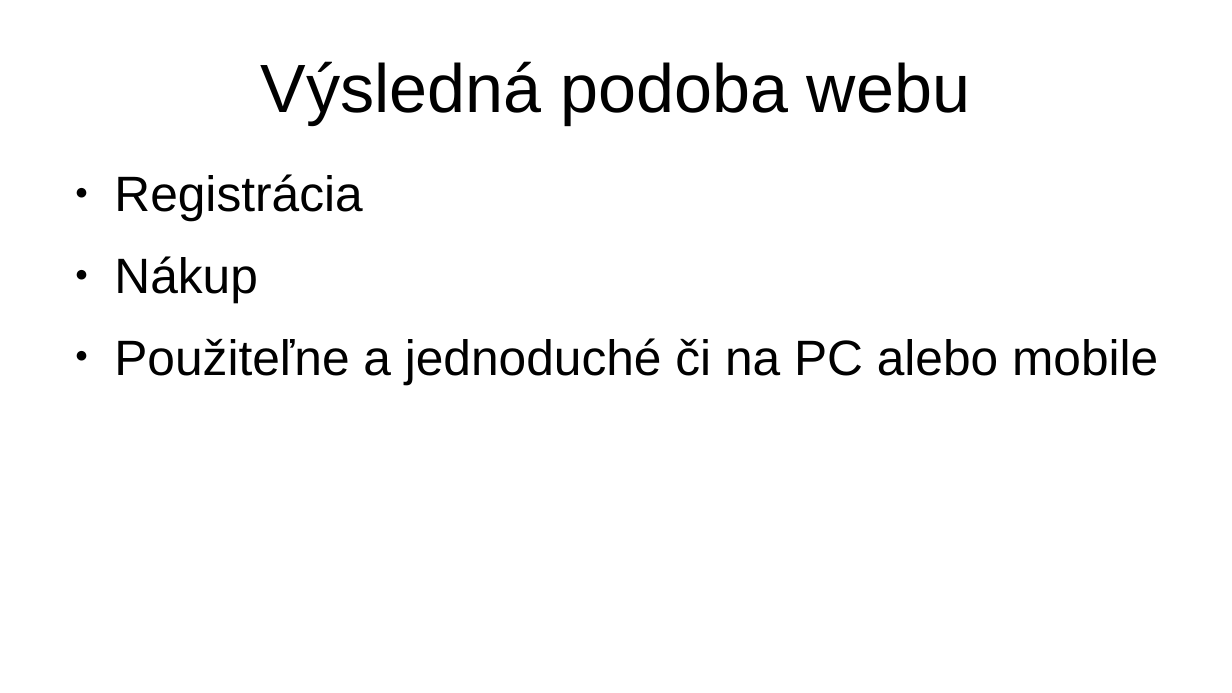
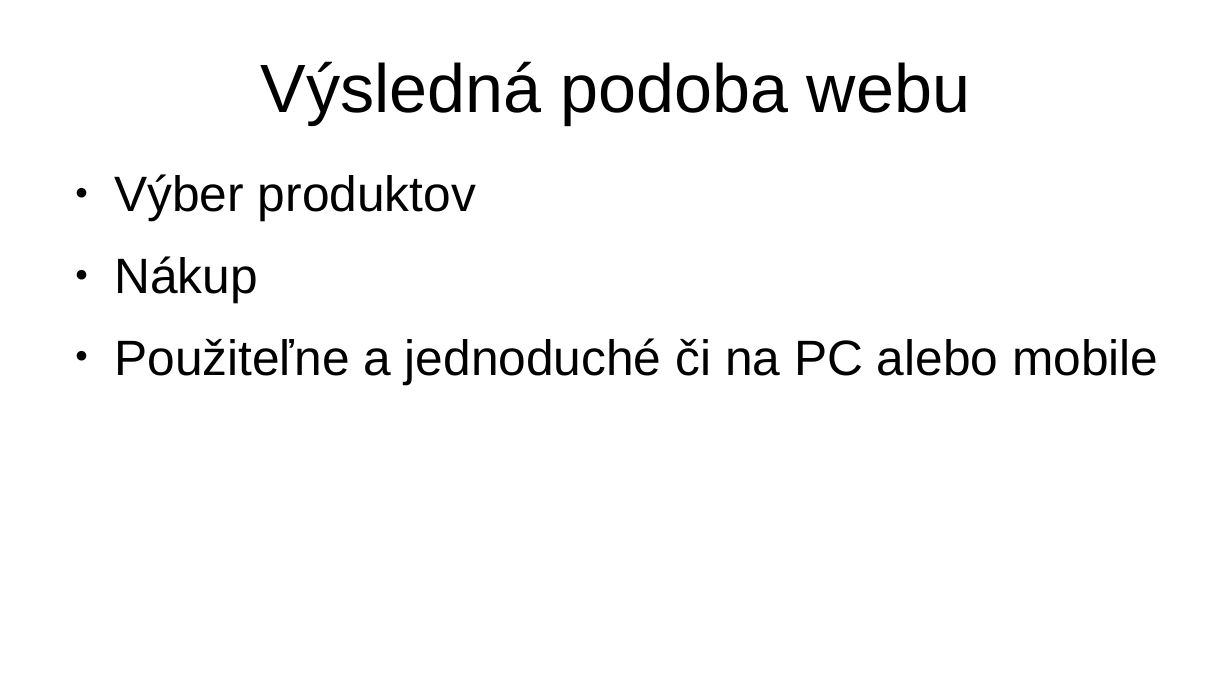
Before and after one commit to bigws1111/shopify-theme, a slide deck: slide 7 of numizmafilaprezentacia.odp (slide 5 before the commit). Drawn at 1232x693 pixels with LibreOffice and Linux fonts; fonts in the diff are those of the drawing. Boxes give left, top, right and bottom in pixels: in the first picture for what was removed or moved away, otherwise in the second. Text is boxed around its words. In the diff, an @@ line names an element or a change of style, - is before the commit and + after.

```diff
--- a/numizmafilaprezentacia.odp
+++ b/numizmafilaprezentacia.odp
@@ text at (114, 174, 476, 221): text changed @@
-● Registrácia
+● Výber produktov
```
Also in this commit, not shown: 4 other slides changed, 4 slides added, 2 slides removed.
